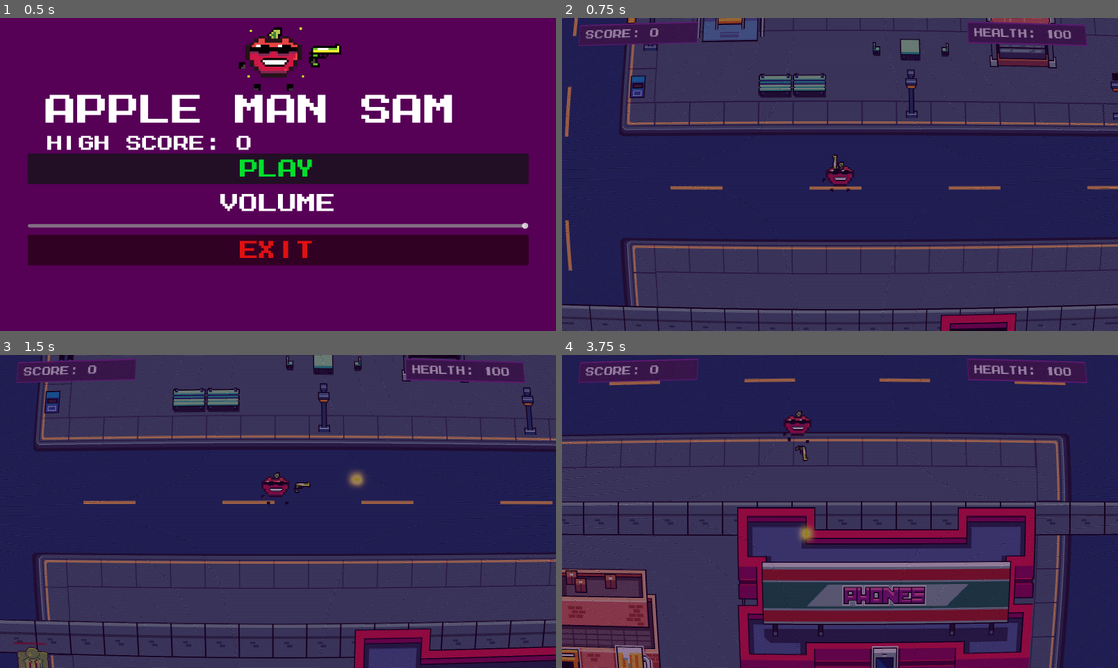
Above: before the commit, frames 1-4 (two rows, left to right).
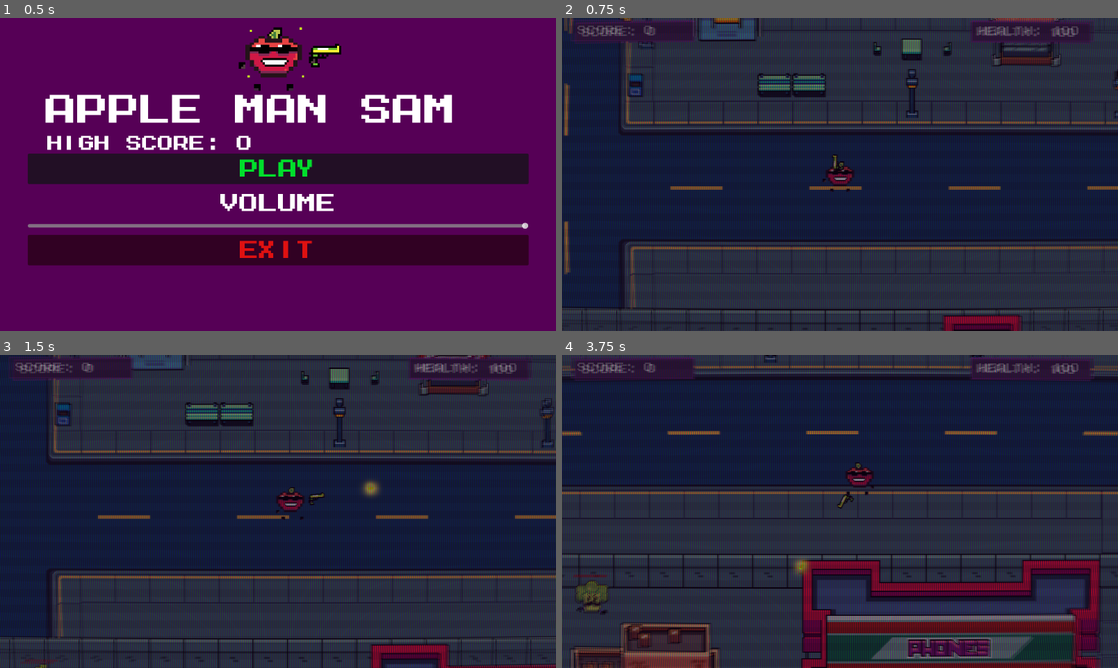
Above: after the commit, the same moments.

Repository: George-Nizor/Apple-Man-Sam
Game: Godot game, scene res://Scenes/Menus/main_menu.tscn
Same seed, same stepped clock (60 frames per second), same inputs: the game is played once before the commit and once after it. Sound files missing from this copy of the repository are replaced by a short silence.
Inputs (mouse positions are in pixels of both pictures, inside the frame that each line leads up to):
- Up to frame 1 (0.5 s): no input
- Up to frame 2 (0.75 s): click "Play" at 0.5 s
- Up to frame 3 (1.5 s): move the mouse to (400, 495) at 1.27 s; hold D (right) from 1.28 s (still down); click (400, 495) at 1.35 s
- Up to frame 4 (3.75 s): move the mouse to (728, 527) at 2.02 s; release D (right) at 2.03 s; hold S (down) 2.03-2.78 s; click (728, 527) at 2.1 s; move the mouse to (895, 442) at 2.77 s; hold D (right) 2.78-3.53 s; click (895, 442) at 2.85 s; move the mouse to (812, 574) at 3.52 s; hold W (up) from 3.53 s (still down); click (812, 574) at 3.6 s

Frame 1 is identical in both runs. In frame 2, 62% of the frame differs, in the area x 0-100%, y 0-100%; in frame 3, 67%; in frame 4, 74%.

Commit message:
Changed CRT shader to look a bit better, and is now compatible with pause menu. Sligthtly adjusted camera limit

Diff:
--- a/top-down-v2/Scenes/Levels/Main_Level.tscn
+++ b/top-down-v2/Scenes/Levels/Main_Level.tscn
@@ -39,13 +39,15 @@
 
 [sub_resource type="ShaderMaterial" id="ShaderMaterial_o6rqo"]
 shader = ExtResource("13_85qca")
-shader_parameter/crt_curve = 0.02
-shader_parameter/crt_scan_line_intensity = 0.417
-shader_parameter/brightness = 0.885
-shader_parameter/neon_tint = Vector3(0.7, 0, 1)
-shader_parameter/rf_switch_esque_blur = 0.0
-shader_parameter/white_noise_rate = 0.0
-shader_parameter/crt_line_distortion = 0.078
+shader_parameter/crt_curve = 0.01
+shader_parameter/crt_scan_line_color = 0.37
+shader_parameter/crt_line_intensity = 0.5
+shader_parameter/crt_line_thickness = 1.0
+shader_parameter/aperture_grille_rate = 0.076
+shader_parameter/rf_switch_esque_blur = 1.0
+shader_parameter/white_noise_rate = 0.01
+shader_parameter/neon_glow_strength = 0.067
+shader_parameter/scanline_scroll_speed = 0.368
 
 [sub_resource type="QuadMesh" id="QuadMesh_yg3de"]
 size = Vector2(1280, 720)
@@ -65,6 +67,7 @@
 position_smoothing_enabled = true
 position_smoothing_speed = 1.0
 script = ExtResource("2_piqvq")
+Max_Camera_Move = 35
 player = NodePath("..")
 
 [node name="Spawners" type="Node" parent="."]
--- a/top-down-v2/Scripts/Globals/main_camera.gd
+++ b/top-down-v2/Scripts/Globals/main_camera.gd
@@ -1,7 +1,7 @@
 extends Camera2D
 
-const Dead_Zone = 200
-const Max_Camera_Move = 100  # Maximum distance the camera can move from the center
+@export var Dead_Zone = 200
+@export var Max_Camera_Move = 100  # Maximum distance the camera can move from the center
 var shake_intensity = 5.0  # Max offset in pixels
 var shake_duration = 0.5  # Shake time in seconds
 var shake_timer = 0.0  # Timer to track shake duration
--- a/top-down-v2/Shaders/screen_effect.gdshader
+++ b/top-down-v2/Shaders/screen_effect.gdshader
@@ -1,51 +1,70 @@
 shader_type canvas_item;
 
-// Screen
 uniform sampler2D screen_texture : hint_screen_texture;
+uniform float crt_curve : hint_range(0.0, 1.0) = 0.02; // Curvature of the CRT glass
+uniform float crt_scan_line_color : hint_range(0.0, 1.0) = 0.347; // Scanline darkness
+uniform float crt_line_intensity : hint_range(0.0, 1.0) = 0.5; // Control the intensity of the scanlines
+uniform float crt_line_thickness : hint_range(0.0, 1.0) = 0.2; // Control the thickness of the scanlines
+uniform float aperture_grille_rate : hint_range(0.0, 1.0) = 0.4; // Aperture grille intensity
+uniform float rf_switch_esque_blur : hint_range(0.0, 1.0) = 1.0; // RF blur effect
+uniform float white_noise_rate : hint_range(0.0, 1.0) = 0.0; // White noise intensity
+uniform float neon_glow_strength : hint_range(0.0, 1.0) = 0.4; // Neon purple glow strength
+uniform float scanline_scroll_speed : hint_range(0.0, 1.0) = 0.1; // Speed of scanline scrolling
 
-// CRT curvature
-uniform float crt_curve : hint_range(0.0, 1.0) = 0.02;
-// Scan line intensity
-uniform float crt_scan_line_intensity : hint_range(0.0, 1.0) = 0.6;
-// Brightness
-uniform float brightness : hint_range(0.0, 2.0) = 1.2;
-// Purple neon tint
-uniform vec3 neon_tint = vec3(0.3, 0.0, 0.6); // Less intense purple
-// RF Blur
-uniform float rf_switch_esque_blur : hint_range(0.0, 1.0) = 0.3;
-// White noise
-uniform float white_noise_rate : hint_range(0.0, 1.0) = 0.1;
-// Horizontal distortion factor for CRT lines
-uniform float crt_line_distortion : hint_range(0.0, 1.0) = 0.05;
-
-// Random noise function
-float random(vec2 pos) {
-	return fract(sin(dot(pos, vec2(12.9898, 78.233))) * 43758.5453);
+float random(vec2 pos)
+{
+    return fract(sin(dot(pos, vec2(12.9898, 78.233))) * 43758.5453);
 }
 
-void fragment() {
-	// CRT curvature adjustment
-	vec2 crt_curve_shift = (vec2(1.0, 1.0) - sin(UV.yx * PI)) * crt_curve;
-	vec2 crt_curve_scale = vec2(1.0, 1.0) + crt_curve_shift * 2.0;
-	vec2 fixed_uv = SCREEN_UV * crt_curve_scale - crt_curve_shift;
+void fragment()
+{
+    // Apply CRT curvature effect
+    vec2 crt_curve_shift = (vec2(1.0, 1.0) - sin(UV.yx * PI)) * crt_curve;
+    vec2 crt_curve_scale = vec2(1.0, 1.0) + crt_curve_shift * 2.0;
+    vec2 texture_fixed_uv = UV * crt_curve_scale - crt_curve_shift;
+    vec2 fixed_uv = SCREEN_UV * crt_curve_scale - crt_curve_shift;
 
-	// Get texture color with curvature and RF blur
-	vec3 color = texture(screen_texture, fixed_uv).rgb;
-	color = mix(color, vec3(0.0), rf_switch_esque_blur * 0.5);
+    // Check if UV is within the texture bounds
+    float enable_color = float(0.0 <= texture_fixed_uv.x && texture_fixed_uv.x <= 1.0 && 0.0 <= texture_fixed_uv.y && texture_fixed_uv.y <= 1.0);
 
-	// White noise effect
-	float white_noise = random(fixed_uv + vec2(sin(TIME * 0.5), cos(TIME * 0.3)));
-	color = mix(color, vec3(white_noise), white_noise_rate);
+    // Get the color from the screen texture with RF-like blur
+    COLOR.rgb = (texture(screen_texture, fixed_uv).rgb * (1.0 - rf_switch_esque_blur * 0.5)) + (
+        (texture(screen_texture, fixed_uv + vec2(-SCREEN_PIXEL_SIZE.x * 3.1, 0.0)).rgb +
+         texture(screen_texture, fixed_uv + vec2(SCREEN_PIXEL_SIZE.x * 3.1, 0.0)).rgb) * (rf_switch_esque_blur * 0.25)
+    );
+    COLOR.a = 1.0;
 
-	// Add purple neon tint (reduced intensity)
-	color = mix(color, neon_tint, 0.2); // Reduced blend factor to make purple less dominant
+    // White noise effect to simulate graininess
+    vec2 aperture_grille_pixel = vec2(floor((fixed_uv.x / SCREEN_PIXEL_SIZE.x) / 3.0) * 3.0, fixed_uv.y);
+    float white_noise = random(aperture_grille_pixel + vec2(sin(TIME * 0.543254), cos(TIME * 0.254323563)));
+    COLOR.rgb = mix(COLOR.rgb, vec3(white_noise, white_noise, white_noise), white_noise_rate * enable_color);
 
-	// Horizontal scan lines (thicker and distorted)
-	float line_pos = fixed_uv.y / SCREEN_PIXEL_SIZE.y + random(fixed_uv) * crt_line_distortion;
-	float scan_line = mod(line_pos, 4.0) < 2.0 ? crt_scan_line_intensity : 1.0;
-	color *= vec3(scan_line);
+    // Aperture grille effect
+    float aperture_grille_point = mod(((SCREEN_UV.x * crt_curve_scale.x) - crt_curve_shift.x) / SCREEN_PIXEL_SIZE.x, 3.0);
+    float aperture_grille_r_rate = clamp(1.0 - aperture_grille_point, 0.0, 1.0) + clamp(aperture_grille_point - 2.0, 0.0, 1.0);
+    float aperture_grille_g_rate = clamp(1.0 - abs(1.0 - aperture_grille_point), 0.0, 1.0);
+    float aperture_grille_b_rate = 1.0 - aperture_grille_r_rate - aperture_grille_g_rate;
 
-	// Final color
-	COLOR.rgb = color * brightness;
-	COLOR.a = 1.0;
+    // Applying aperture grille with adjustable intensity
+    COLOR.rgb = clamp(COLOR.rgb * vec3(
+        clamp(aperture_grille_r_rate, aperture_grille_rate, 1.0),
+        clamp(aperture_grille_g_rate, aperture_grille_rate, 1.0),
+        clamp(aperture_grille_b_rate, aperture_grille_rate, 1.0)
+    ), vec3(0.0), vec3(1.0));
+
+    // Corrected scanline effect with adjustable thickness and scrolling animation
+    float scanline_thickness = 0.025 + (crt_line_thickness * 0.025); // Restoring the previous approach for thickness
+    float scroll_offset = mod(SCREEN_UV.y + (TIME * scanline_scroll_speed), scanline_thickness); // Vertical scrolling
+
+    // Apply the scanline effect based on scrolling
+    if (scroll_offset < scanline_thickness * 0.5) {
+        COLOR.rgb = mix(COLOR.rgb, vec3(0.0, 0.0, 0.0), crt_scan_line_color * crt_line_intensity); // Apply the scanline color
+    }
+
+    // Apply neon purple glow by enhancing the purple hues
+    vec3 neon_purple = vec3(0.7, 0.0, 1.0);
+    COLOR.rgb = mix(COLOR.rgb, neon_purple, neon_glow_strength);
+
+    // Output final color
+    COLOR.a = 0.8; // Adjust alpha for transparency, allowing the background to show through
 }
